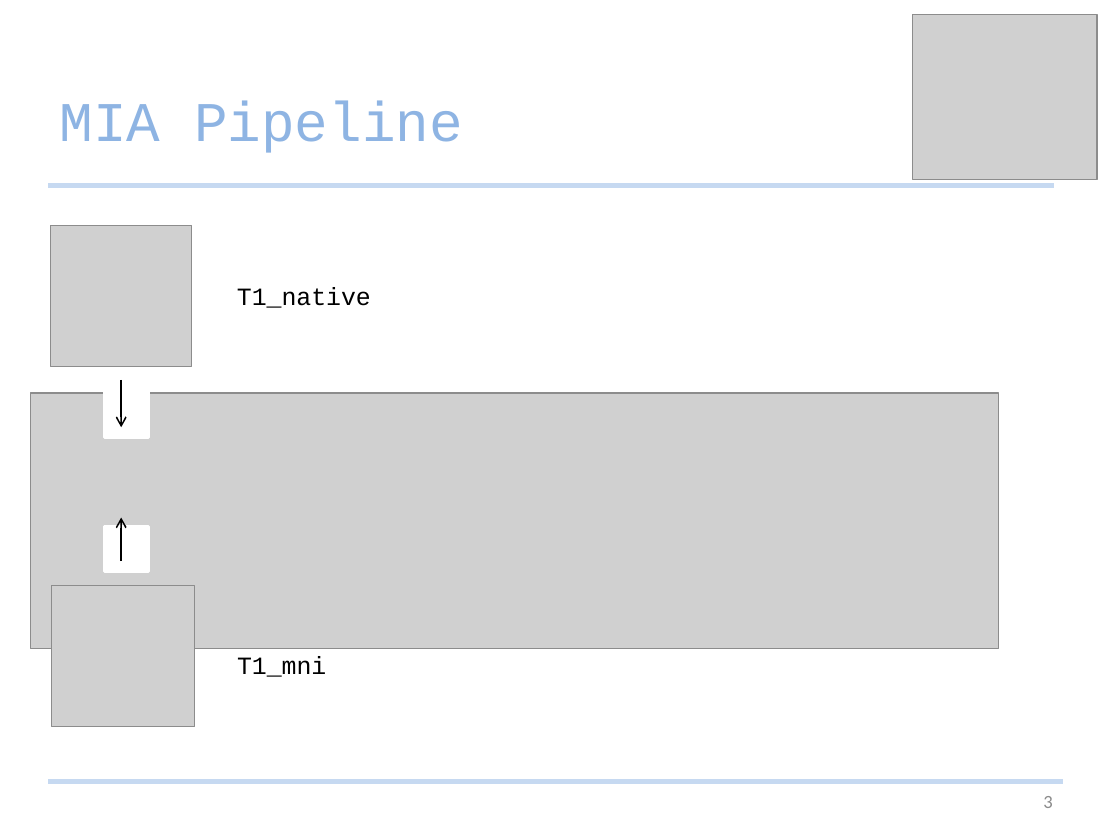
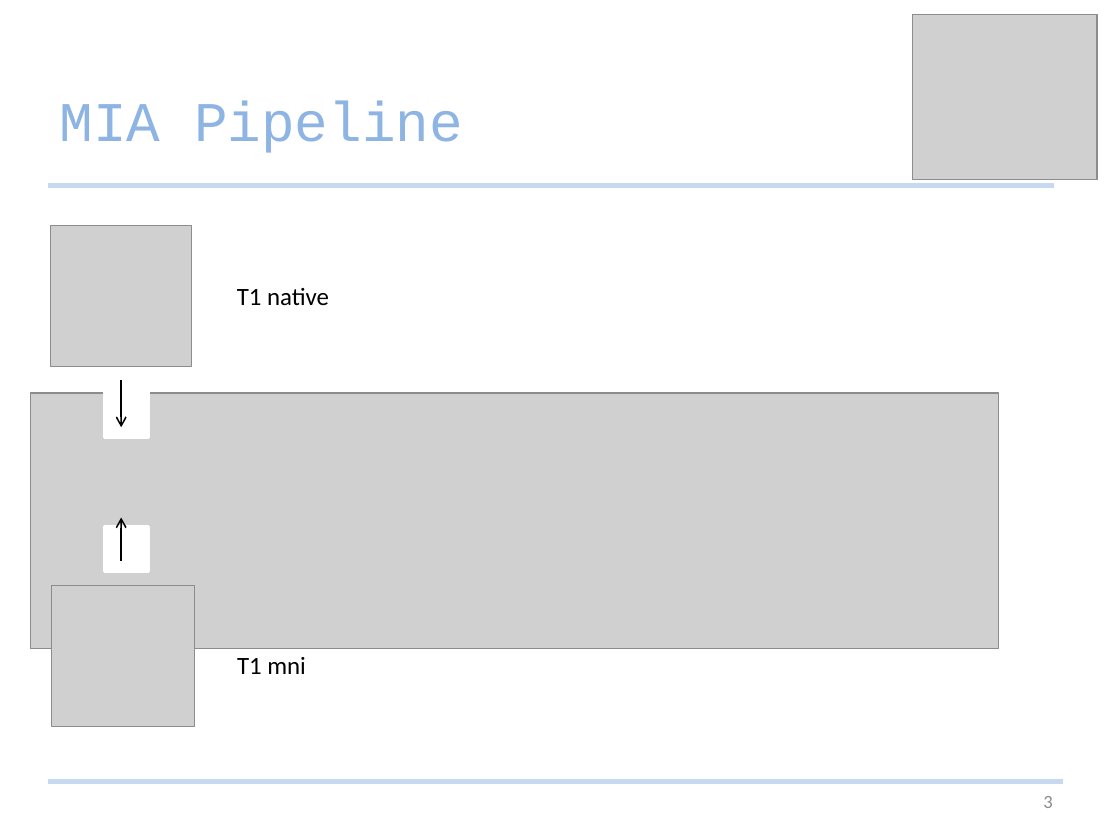
Before and after one commit to Studijacob/MIALab, a slide deck: slide 3 of wd/Documentation/MIALab presentation.pptx. Drawn at 1120x840 pixels with LibreOffice and Linux fonts; fonts in the diff are those of the drawing; grey boxes stand for pictures. Boxes give left, top, right and bottom in pixels: in the first picture for what was removed or moved away, otherwise in the second. Text is boxed around its words. In the diff, an @@ line names an element or a change of style, - is before the commit and + after.

```diff
--- a/wd/Documentation/MIALab presentation.pptx
+++ b/wd/Documentation/MIALab presentation.pptx
@@ text at [237, 288, 329, 306]: text changed; font Courier New to Calibri @@
-T1_native
+T1 native
@@ text at [237, 657, 305, 674]: text changed; font Courier New to Calibri @@
-T1_mni
+T1 mni
```
Also in this commit, not shown: 8 other slides changed.
